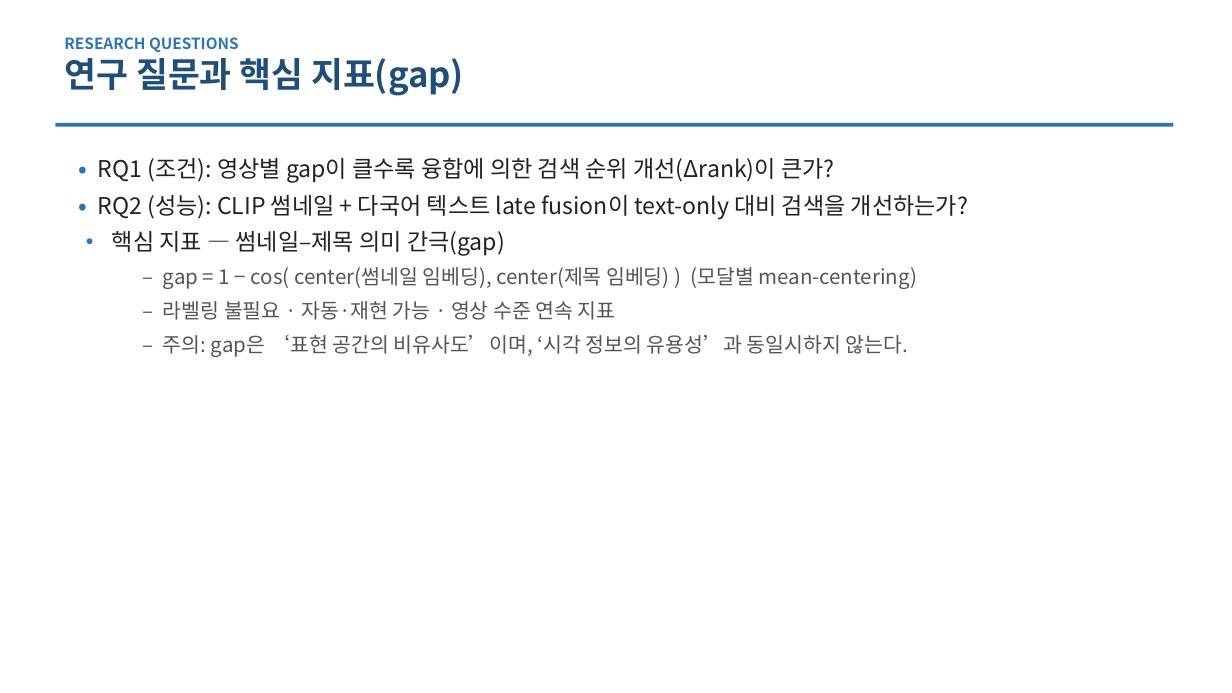
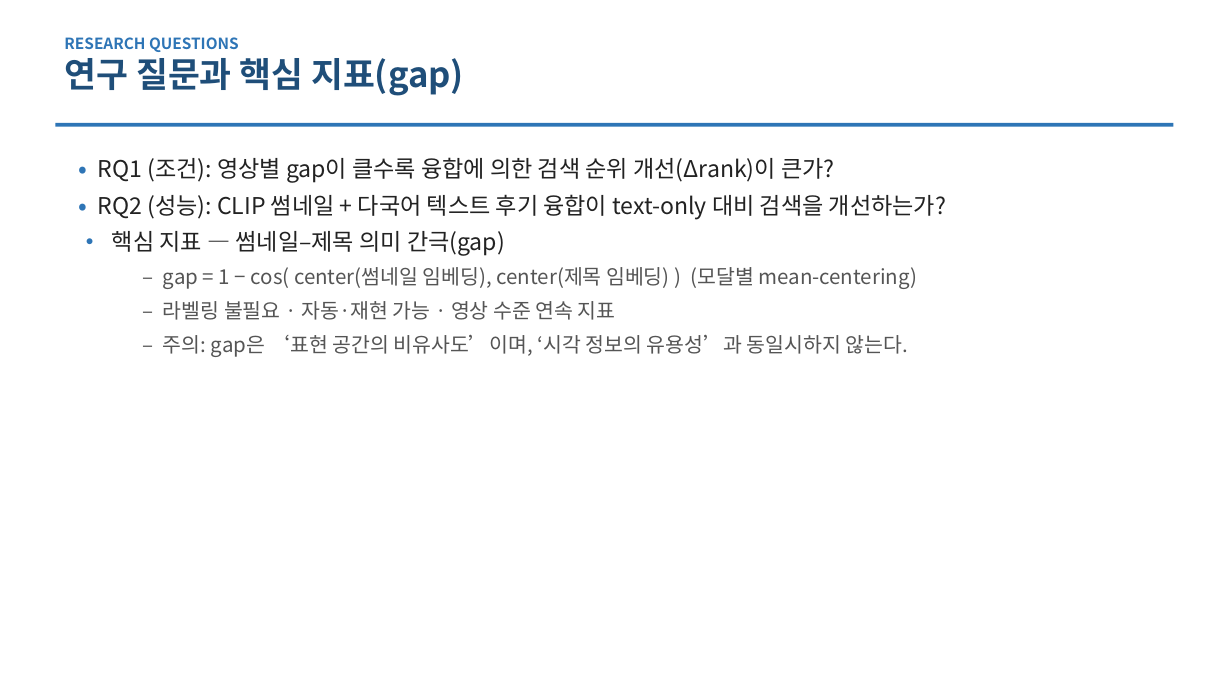
Before and after one commit to ThirdActiveDataExTech/thirdparty-metadata-ingestion, a slide deck: slide 3 of docs/research/P05_thumbnail_fusion/paper_KIICE_발표초안.pptx. Drawn at 1232x693 pixels with LibreOffice and Linux fonts; fonts in the diff are those of the drawing. Boxes give left, top, right and bottom in pixels: in the first picture for what was removed or moved away, otherwise in the second. Text is boxed around its words. In the diff, an @@ line names an element or a change of style, - is before the commit and + after.

```diff
--- a/docs/research/P05_thumbnail_fusion/paper_KIICE_발표초안.pptx
+++ b/docs/research/P05_thumbnail_fusion/paper_KIICE_발표초안.pptx
@@ text at (98,194,946,219): text changed @@
-• RQ2 (성능): CLIP 썸네일 + 다국어 텍스트 late fusion이 text-only 대비 검색을 개선하는가?
+• RQ2 (성능): CLIP 썸네일 + 다국어 텍스트 후기 융합이 text-only 대비 검색을 개선하는가?
```
Also in this commit, not shown: 7 other slides changed, 4 other files.
